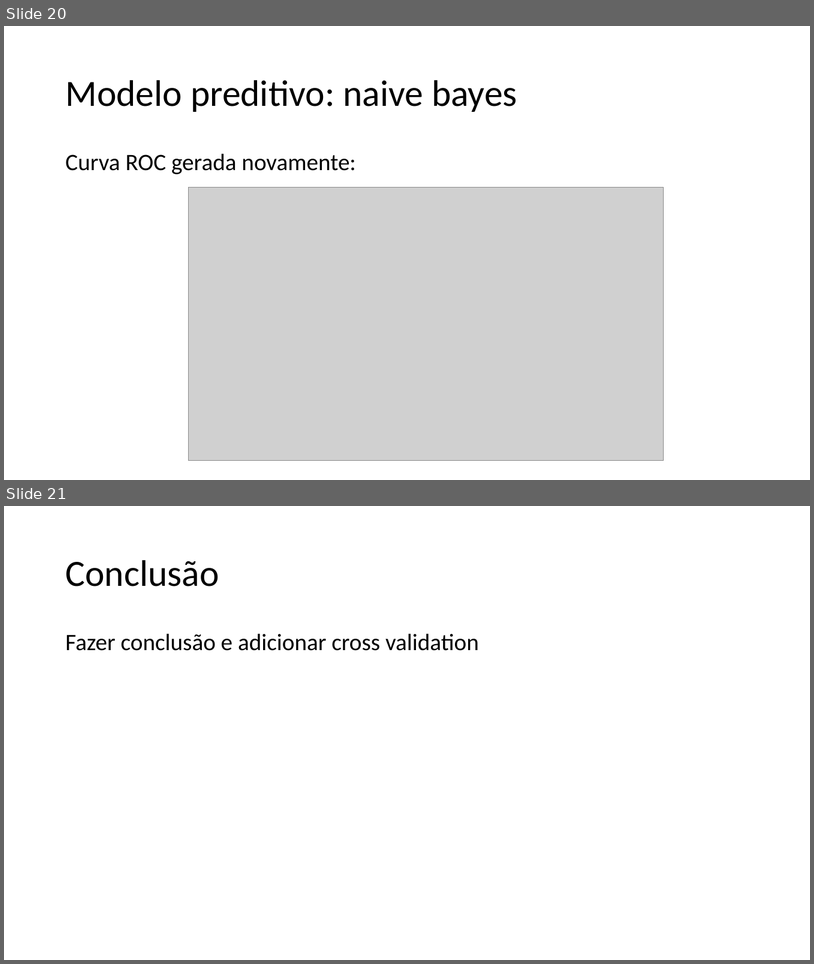
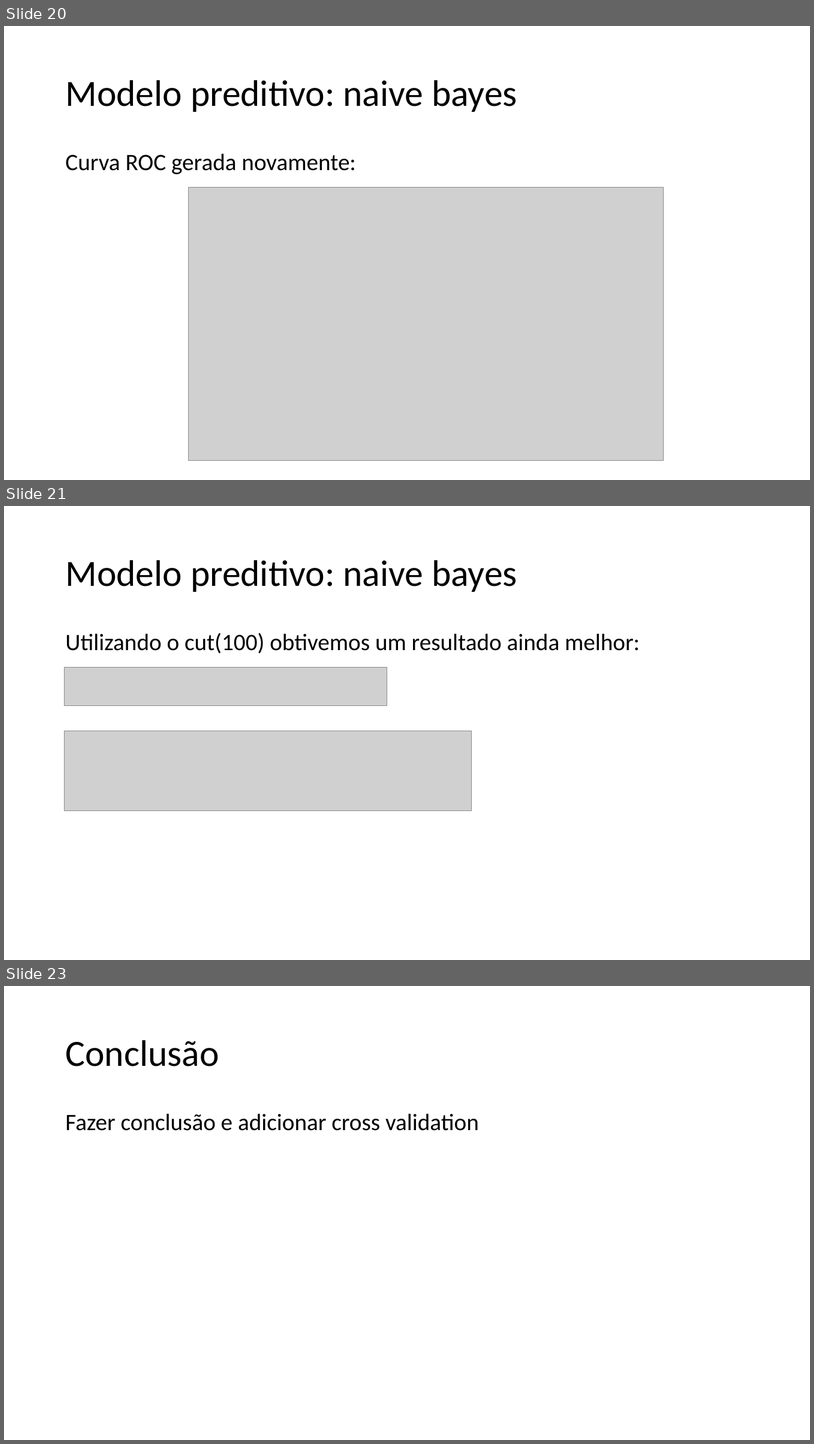
Before and after one commit to padovese/academic-projects, a slide deck: regressao/apresentacao.pptx. Shown one above the other, each under a label of ours: slides 20 and 21 before the commit, slides 20, 21 and 23 after it; the slides between them are not shown. The pictures are 814x964 and 814x1444 pixels, drawn with LibreOffice and Linux fonts; fonts in the diff are those of the drawing; grey boxes stand for pictures. Boxes give left, top, right and bottom in pixels: in the first picture for what was removed or moved away, otherwise in the second. Text is boxed around its words. In the diff, an @@ line names an element or a change of style, - is before the commit and + after.

```diff
--- a/regressao/apresentacao.pptx
+++ b/regressao/apresentacao.pptx
@@ slide 21 added at (4,506,810,960), background #FFFFFF @@
@@ title added at (65,560,518,592), 44 pt, text #000000 @@
+Modelo preditivo: naive bayes
@@ text added at (65,633,640,654), 28 pt, text #000000 @@
+Utilizando o cut(100) obtivemos um resultado ainda melhor:
@@ picture added at (64,667,387,706) @@
@@ picture added at (64,730,471,810) @@
@@ what was slide 21 is now slide 23 @@
```
Also in this commit, not shown: 1 slide changed, 1 other slide added, 1 other file.
